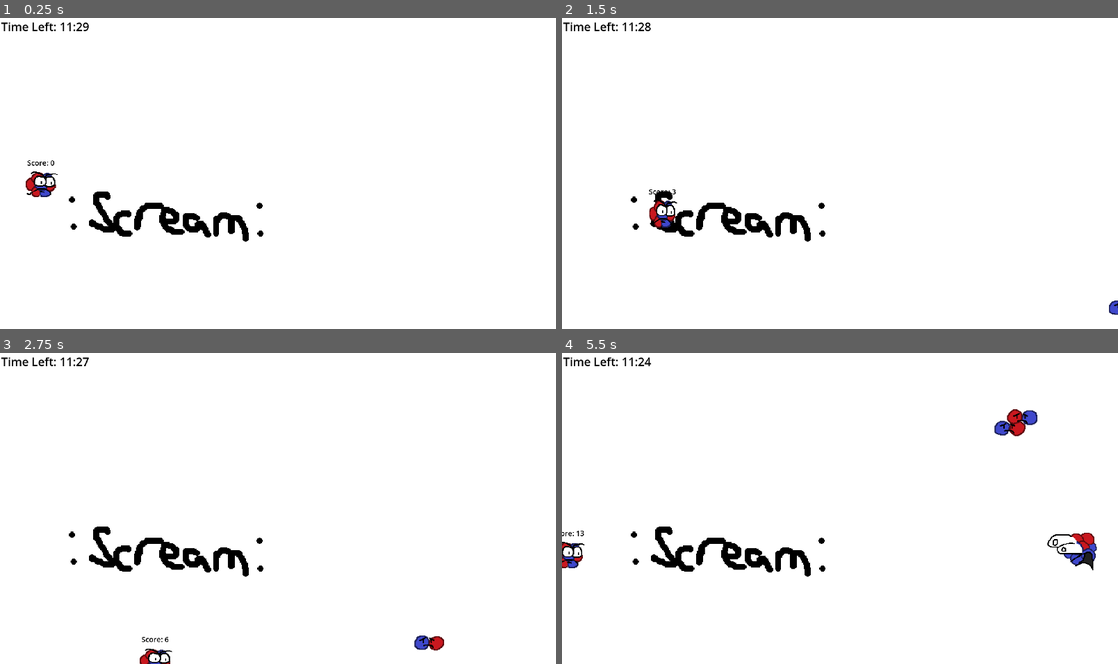
Above: before the commit, frames 1-4 (two rows, left to right).
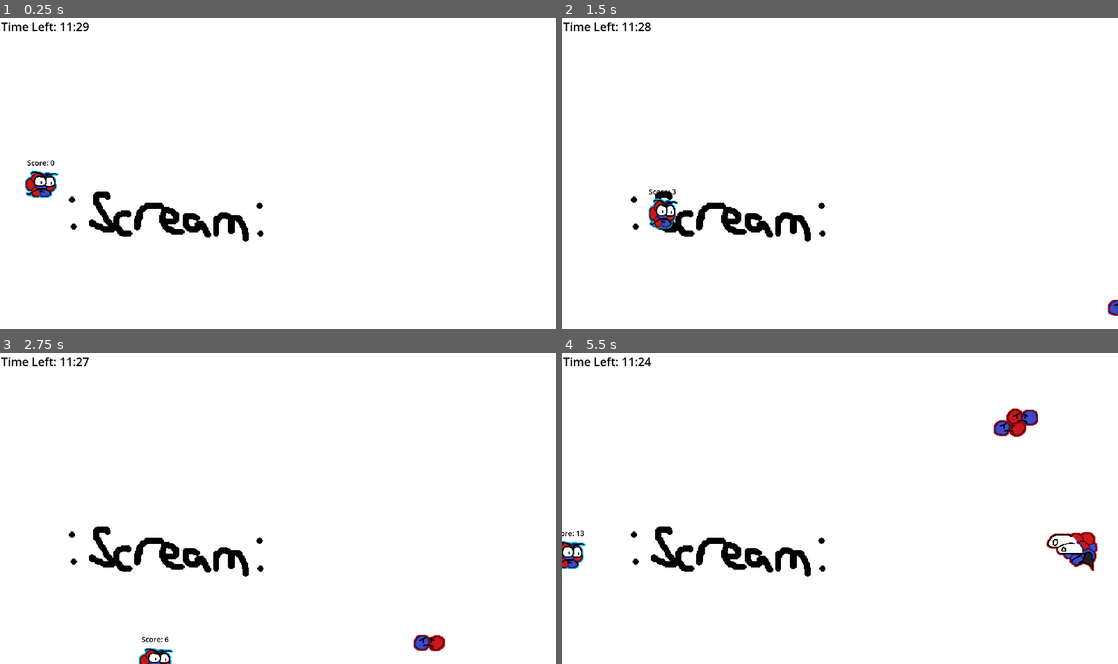
Above: after the commit, the same moments.

Repository: Quill-x/Atom
Game: Godot game, scene res://scenes/Level.tscn
Two runs of this game, one before a commit and one after it. Both use one fixed random seed, a clock stepped at 60 frames per second and the inputs below.
Inputs:
- Up to frame 1 (0.25 s): no input
- Up to frame 2 (1.5 s): hold D (Right) 0.53-1.28 s; hold Shift (Slow) 0.53-1.28 s; hold S (Down) from 1.28 s (still down); tap Shift (Slow) at 1.35 s
- Up to frame 3 (2.75 s): release S (Down) at 2.03 s; hold D (Right) from 2.03 s (still down); hold Shift (Slow) from 2.03 s (still down)
- Up to frame 4 (5.5 s): release D (Right) at 2.78 s; release Shift (Slow) at 2.78 s; hold Up (Up) 2.78-3.53 s; tap Shift (Slow) at 2.85, 4.35 s; hold Shift (Slow) 3.53-4.28 s; hold A (Left) 3.53-5.03 s; hold S (Down) from 5.03 s (still down); hold Shift (Slow) from 5.03 s (still down)

The runs differ from the first frame. In frame 1, less than 0.1% of the frame differs, in the area x 4-11%, y 49-58%; in frame 2, 0.1%; in frame 3, 0.1%; in frame 4, 0.3%, in the area x 0-97%, y 17-71%.

Commit message:
Added Enemy Outlines

Diff:
--- a/scenes/alpha.tscn
+++ b/scenes/alpha.tscn
@@ -1,17 +1,23 @@
-[gd_scene load_steps=13 format=3 uid="uid://di2ydx8nbw1um"]
+[gd_scene load_steps=15 format=3 uid="uid://di2ydx8nbw1um"]
 
 [ext_resource type="Script" path="res://scenes/alpha.gd" id="1_6y45b"]
+[ext_resource type="Shader" path="res://scenes/outline.gdshader" id="2_lc72b"]
 [ext_resource type="Texture2D" uid="uid://d3ckyq0mi7whp" path="res://images/alpha.png" id="2_xkyle"]
 
-[sub_resource type="AtlasTexture" id="AtlasTexture_ang5o"]
+[sub_resource type="ShaderMaterial" id="ShaderMaterial_xl50c"]
+shader = ExtResource("2_lc72b")
+shader_parameter/line_color = Color(0.803922, 0, 0, 1)
+shader_parameter/line_thickness = 1.3
+
+[sub_resource type="AtlasTexture" id="AtlasTexture_cbnja"]
 atlas = ExtResource("2_xkyle")
-region = Rect2(0, 0, 50, 50)
+region = Rect2(0, 0, 57, 56)
 
 [sub_resource type="SpriteFrames" id="SpriteFrames_dkt1j"]
 animations = [{
 "frames": [{
 "duration": 1.0,
-"texture": SubResource("AtlasTexture_ang5o")
+"texture": SubResource("AtlasTexture_cbnja")
 }],
 "loop": true,
 "name": &"default",
@@ -104,6 +110,8 @@
 script = ExtResource("1_6y45b")
 
 [node name="Sprite2D" type="AnimatedSprite2D" parent="."]
+material = SubResource("ShaderMaterial_xl50c")
+position = Vector2(-2, 1)
 scale = Vector2(2, 2)
 sprite_frames = SubResource("SpriteFrames_dkt1j")
 
--- a/scenes/beta_minus.tscn
+++ b/scenes/beta_minus.tscn
@@ -1,9 +1,10 @@
-[gd_scene load_steps=31 format=3 uid="uid://c4dxg0sktk4j7"]
+[gd_scene load_steps=34 format=3 uid="uid://c4dxg0sktk4j7"]
 
 [ext_resource type="Script" path="res://scenes/beta_minus.gd" id="1_nhkdp"]
 [ext_resource type="Script" path="res://scenes/neutron.gd" id="1_u6htj"]
 [ext_resource type="Texture2D" uid="uid://b34p20n104lqh" path="res://images/neutron.png" id="2_6ybuh"]
 [ext_resource type="Texture2D" uid="uid://bljckemtyyrn0" path="res://images/betaminus.png" id="3_j4rll"]
+[ext_resource type="Shader" path="res://scenes/outline.gdshader" id="3_sm3r5"]
 [ext_resource type="Texture2D" uid="uid://cr78g2bbgprv" path="res://images/betaminusSymbol.png" id="5_d7ogd"]
 
 [sub_resource type="Animation" id="Animation_riekb"]
@@ -150,6 +151,11 @@
 "merge": SubResource("Animation_h6lb4")
 }
 
+[sub_resource type="ShaderMaterial" id="ShaderMaterial_tr3yr"]
+shader = ExtResource("3_sm3r5")
+shader_parameter/line_color = Color(0.811765, 0, 0, 1)
+shader_parameter/line_thickness = 1.3
+
 [sub_resource type="AtlasTexture" id="AtlasTexture_qlry2"]
 atlas = ExtResource("2_6ybuh")
 region = Rect2(0, 0, 43, 25)
@@ -177,6 +183,11 @@
 
 [sub_resource type="CircleShape2D" id="CircleShape2D_7pkcv"]
 radius = 25.4951
+
+[sub_resource type="ShaderMaterial" id="ShaderMaterial_7mxbg"]
+shader = ExtResource("3_sm3r5")
+shader_parameter/line_color = Color(0.803922, 0, 0, 1)
+shader_parameter/line_thickness = 1.3
 
 [sub_resource type="AtlasTexture" id="AtlasTexture_g1m3d"]
 atlas = ExtResource("3_j4rll")
@@ -335,6 +346,7 @@
 script = ExtResource("1_u6htj")
 
 [node name="Sprite2D" type="AnimatedSprite2D" parent="Neutron"]
+material = SubResource("ShaderMaterial_tr3yr")
 scale = Vector2(2, 2)
 sprite_frames = SubResource("SpriteFrames_cq7ua")
 autoplay = "default"
@@ -358,6 +370,7 @@
 script = ExtResource("1_u6htj")
 
 [node name="AnimatedSprite2D" type="AnimatedSprite2D" parent="Nucleus"]
+material = SubResource("ShaderMaterial_7mxbg")
 sprite_frames = SubResource("SpriteFrames_lghvv")
 animation = &"sneeze"
 autoplay = "default"
--- a/scenes/deuteron.tscn
+++ b/scenes/deuteron.tscn
@@ -1,8 +1,14 @@
-[gd_scene load_steps=19 format=3 uid="uid://bmm76w0vn7p5x"]
+[gd_scene load_steps=21 format=3 uid="uid://bmm76w0vn7p5x"]
 
 [ext_resource type="Script" path="res://scenes/deuteron.gd" id="1_7cfuk"]
 [ext_resource type="Texture2D" uid="uid://bgyn67cf1m534" path="res://images/deuteronBase.png" id="2_2n353"]
+[ext_resource type="Shader" path="res://scenes/outline.gdshader" id="2_si1ao"]
 [ext_resource type="Texture2D" uid="uid://yvt1n3e0ssw5" path="res://images/deuteronFace.png" id="3_jk7iu"]
+
+[sub_resource type="ShaderMaterial" id="ShaderMaterial_losp0"]
+shader = ExtResource("2_si1ao")
+shader_parameter/line_color = Color(0.803922, 0, 0, 1)
+shader_parameter/line_thickness = 1.3
 
 [sub_resource type="AtlasTexture" id="AtlasTexture_441pb"]
 atlas = ExtResource("2_2n353")
@@ -117,6 +123,7 @@
 script = ExtResource("1_7cfuk")
 
 [node name="Base" type="AnimatedSprite2D" parent="."]
+material = SubResource("ShaderMaterial_losp0")
 scale = Vector2(2, 2)
 sprite_frames = SubResource("SpriteFrames_kp4bt")
 animation = &"idle"
--- a/scenes/electron.tscn
+++ b/scenes/electron.tscn
@@ -1,25 +1,31 @@
-[gd_scene load_steps=16 format=3 uid="uid://dj2xu48ecl6n1"]
+[gd_scene load_steps=18 format=3 uid="uid://dj2xu48ecl6n1"]
 
 [ext_resource type="Script" path="res://scenes/electron.gd" id="1_yiqh2"]
+[ext_resource type="Shader" path="res://scenes/outline.gdshader" id="2_cwisj"]
 [ext_resource type="Texture2D" uid="uid://cugxo4jywecct" path="res://images/electron.png" id="2_dvlqk"]
 [ext_resource type="Texture2D" uid="uid://bxedst0oq3n64" path="res://images/magnet.png" id="3_e61xx"]
 
-[sub_resource type="AtlasTexture" id="AtlasTexture_t33t3"]
+[sub_resource type="ShaderMaterial" id="ShaderMaterial_1ckk6"]
+shader = ExtResource("2_cwisj")
+shader_parameter/line_color = Color(0.803922, 0, 0, 1)
+shader_parameter/line_thickness = 1.0
+
+[sub_resource type="AtlasTexture" id="AtlasTexture_3qxav"]
 atlas = ExtResource("2_dvlqk")
-region = Rect2(0, 0, 20, 20)
+region = Rect2(0, 0, 21, 40)
 
-[sub_resource type="AtlasTexture" id="AtlasTexture_mxja3"]
+[sub_resource type="AtlasTexture" id="AtlasTexture_5hrf6"]
 atlas = ExtResource("2_dvlqk")
-region = Rect2(20, 0, 20, 20)
+region = Rect2(21, 0, 21, 40)
 
 [sub_resource type="SpriteFrames" id="SpriteFrames_0qcww"]
 animations = [{
 "frames": [{
 "duration": 1.0,
-"texture": SubResource("AtlasTexture_t33t3")
+"texture": SubResource("AtlasTexture_3qxav")
 }, {
 "duration": 1.0,
-"texture": SubResource("AtlasTexture_mxja3")
+"texture": SubResource("AtlasTexture_5hrf6")
 }],
 "loop": true,
 "name": &"default",
@@ -100,6 +106,8 @@
 script = ExtResource("1_yiqh2")
 
 [node name="Sprite2D" type="AnimatedSprite2D" parent="."]
+material = SubResource("ShaderMaterial_1ckk6")
+position = Vector2(0, 19)
 scale = Vector2(2, 2)
 sprite_frames = SubResource("SpriteFrames_0qcww")
 autoplay = "default"
--- /dev/null
+++ b/scenes/outline.gdshader
@@ -0,0 +1,21 @@
+shader_type canvas_item;
+
+uniform vec4 line_color : source_color = vec4(1.0);
+uniform float line_thickness : hint_range(0,10) = 1.0;
+
+const vec2 OFFSETS[8] = {
+	vec2(-1,-1),vec2(-1,0),vec2(-1,1),vec2(0,-1),vec2(0,1),vec2(1,-1),vec2(1,0),vec2(1,1)
+};
+
+void fragment() {
+	vec2 size = TEXTURE_PIXEL_SIZE * line_thickness;
+	float outline = 0.0;
+
+	for (int i = 0; i < OFFSETS.length(); i++) {
+		outline += texture(TEXTURE,UV + size * OFFSETS[i]).a;
+	}
+	outline = min(outline,1.0);
+
+	vec4 color = texture(TEXTURE,UV);
+	COLOR = mix(color, line_color, outline - color.a);
+}
--- a/scenes/player.gd
+++ b/scenes/player.gd
@@ -77,7 +77,6 @@
 	elif state == "Hit":
 		velocity *= HIT_SLOWDOWN_RATE
 		#$AnimatedSprite2D.animation = "hit"
-
 	$AnimatedSprite2D.scale.y = 2 - abs(velocity.x / (MAXSPEED * 4)) + abs(velocity.y / (MAXSPEED * 5))
 	$AnimatedSprite2D.scale.x = 2 - abs(velocity.y / (MAXSPEED * 4)) + abs(velocity.x / (MAXSPEED * 8))
 	rotation += rotational_velocity
--- a/scenes/player.tscn
+++ b/scenes/player.tscn
@@ -1,12 +1,18 @@
-[gd_scene load_steps=12 format=3 uid="uid://df3y3vmxrwya6"]
+[gd_scene load_steps=14 format=3 uid="uid://df3y3vmxrwya6"]
 
 [ext_resource type="Script" path="res://scenes/player.gd" id="1_xwvgi"]
 [ext_resource type="Texture2D" uid="uid://p3yhb6sl3iyc" path="res://images/player.png" id="2_bpjtl"]
+[ext_resource type="Shader" path="res://scenes/outline.gdshader" id="2_r60nu"]
 [ext_resource type="AudioStream" uid="uid://0qsb4p3di5or" path="res://audio/hit.ogg" id="3_hb4pw"]
 [ext_resource type="Script" path="res://scenes/Score.gd" id="4_35h1i"]
 
 [sub_resource type="RectangleShape2D" id="RectangleShape2D_qihoo"]
 size = Vector2(52, 52)
+
+[sub_resource type="ShaderMaterial" id="ShaderMaterial_isb06"]
+shader = ExtResource("2_r60nu")
+shader_parameter/line_color = Color(0.0705882, 0.713726, 1, 1)
+shader_parameter/line_thickness = 1.3
 
 [sub_resource type="AtlasTexture" id="AtlasTexture_u6r3o"]
 atlas = ExtResource("2_bpjtl")
@@ -61,6 +67,7 @@
 shape = SubResource("RectangleShape2D_qihoo")
 
 [node name="AnimatedSprite2D" type="AnimatedSprite2D" parent="."]
+material = SubResource("ShaderMaterial_isb06")
 scale = Vector2(2, 2)
 sprite_frames = SubResource("SpriteFrames_wljmg")
 animation = &"idle"
--- a/scenes/sine_nucleus.tscn
+++ b/scenes/sine_nucleus.tscn
@@ -1,7 +1,13 @@
-[gd_scene load_steps=9 format=3 uid="uid://cnj1n34r8sli7"]
+[gd_scene load_steps=11 format=3 uid="uid://cnj1n34r8sli7"]
 
 [ext_resource type="Script" path="res://scenes/sine_nucleus.gd" id="1_6xgmh"]
 [ext_resource type="Texture2D" uid="uid://bljckemtyyrn0" path="res://images/betaminus.png" id="2_f3o12"]
+[ext_resource type="Shader" path="res://scenes/outline.gdshader" id="2_ws0a5"]
+
+[sub_resource type="ShaderMaterial" id="ShaderMaterial_jdi55"]
+shader = ExtResource("2_ws0a5")
+shader_parameter/line_color = Color(0.812725, 3.77826e-06, 5.77569e-07, 1)
+shader_parameter/line_thickness = 1.3
 
 [sub_resource type="AtlasTexture" id="AtlasTexture_qtv5o"]
 atlas = ExtResource("2_f3o12")
@@ -45,12 +51,12 @@
 script = ExtResource("1_6xgmh")
 
 [node name="AnimatedSprite2D" type="AnimatedSprite2D" parent="."]
+material = SubResource("ShaderMaterial_jdi55")
 position = Vector2(12, -3)
 scale = Vector2(2, 2)
 sprite_frames = SubResource("SpriteFrames_mmo5y")
 autoplay = "default"
-frame = 2
-frame_progress = 1.0
+frame_progress = 0.54582
 
 [node name="CollisionShape2D" type="CollisionShape2D" parent="."]
 position = Vector2(27, -4)
Binary file changed: images/alpha.png
Binary file changed: images/betaminus.png
Binary file changed: images/electron.png
Binary file changed: images/player.png
Not shown, added: images/playeroutline.png.import
